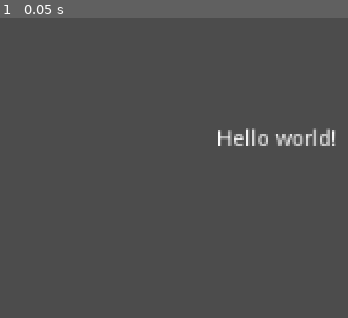
Above: before the commit, frame 1.
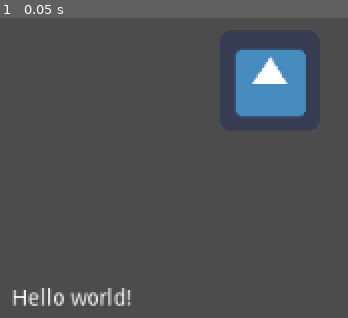
Above: after the commit, the same moment.

Repository: studio-hungus/habitile
Game: Godot game, scene res://PlaceholderScene.tscn
Same seed, same stepped clock (60 frames per second), same inputs: the game is played once before the commit and once after it. The engine's default icon, where the game draws it, is replaced by a stand-in: a white triangle on a blue panel in a dark square.
Inputs:
- Up to frame 1 (0.05 s): no input

The runs differ from the first frame. In frame 1, 6.6% of the frame differs, in the area x 3-97%, y 10-96%.

Commit message:
Add draggable tile

Diff:
--- /dev/null
+++ b/project/GUI/GUI.tscn
@@ -0,0 +1,79 @@
+[gd_scene load_steps=3 format=2]
+
+[sub_resource type="StyleBoxFlat" id=1]
+bg_color = Color( 0.521569, 0.321569, 1, 1 )
+
+[sub_resource type="StyleBoxFlat" id=2]
+bg_color = Color( 0.290196, 0.254902, 0.164706, 1 )
+
+[node name="GUI" type="Control"]
+anchor_right = 1.0
+anchor_bottom = 1.0
+
+[node name="LeftPanel" type="Panel" parent="."]
+margin_right = 288.0
+margin_bottom = 1080.0
+custom_styles/panel = SubResource( 1 )
+
+[node name="TitlePanel" type="Panel" parent="LeftPanel"]
+margin_right = 288.0
+margin_bottom = 88.0
+custom_styles/panel = SubResource( 2 )
+
+[node name="PlayerLabel" type="RichTextLabel" parent="LeftPanel/TitlePanel"]
+anchor_left = 0.5
+anchor_top = 0.5
+anchor_right = 0.5
+anchor_bottom = 0.5
+margin_left = -144.0
+margin_top = -8.0
+margin_right = 144.0
+margin_bottom = 8.0
+bbcode_enabled = true
+bbcode_text = "[center]Player 1[/center]"
+text = "Player 1"
+
+[node name="UpNextLabel" type="RichTextLabel" parent="LeftPanel"]
+margin_left = 7.0
+margin_top = 810.0
+margin_right = 281.0
+margin_bottom = 844.0
+custom_colors/default_color = Color( 0, 0, 0, 1 )
+bbcode_enabled = true
+bbcode_text = "[center]UP NEXT[/center]"
+text = "UP NEXT"
+
+[node name="RightPanel" type="Panel" parent="."]
+anchor_left = 1.0
+anchor_right = 1.0
+margin_left = -288.0
+margin_bottom = 1080.0
+custom_styles/panel = SubResource( 1 )
+
+[node name="TitlePanel" type="Panel" parent="RightPanel"]
+margin_right = 288.0
+margin_bottom = 88.0
+custom_styles/panel = SubResource( 2 )
+
+[node name="PlayerLabel" type="RichTextLabel" parent="RightPanel/TitlePanel"]
+anchor_left = 0.5
+anchor_top = 0.5
+anchor_right = 0.5
+anchor_bottom = 0.5
+margin_left = -144.0
+margin_top = -8.0
+margin_right = 144.0
+margin_bottom = 8.0
+bbcode_enabled = true
+bbcode_text = "[center]Player 2[/center]"
+text = "Player 2"
+
+[node name="UpNextLabel" type="RichTextLabel" parent="RightPanel"]
+margin_left = 7.0
+margin_top = 810.0
+margin_right = 281.0
+margin_bottom = 844.0
+custom_colors/default_color = Color( 0, 0, 0, 1 )
+bbcode_enabled = true
+bbcode_text = "[center]UP NEXT[/center]"
+text = "UP NEXT"
--- a/project/PlaceholderScene.tscn
+++ b/project/PlaceholderScene.tscn
@@ -1,8 +1,9 @@
-[gd_scene format=2]
+[gd_scene load_steps=2 format=2]
 
-[node name="PlaceholderScene" type="Control"]
-anchor_right = 1.0
-anchor_bottom = 1.0
+[ext_resource path="res://Tile/Tile.tscn" type="PackedScene" id=1]
+
+[node name="PlaceholderScene" type="Node2D"]
+position = Vector2( 382, 402 )
 
 [node name="Label" type="Label" parent="."]
 anchor_left = 0.5
@@ -14,3 +15,6 @@
 margin_right = 38.5
 margin_bottom = 7.0
 text = "Hello world!"
+
+[node name="Tile" parent="." instance=ExtResource( 1 )]
+position = Vector2( 126, -140 )
--- /dev/null
+++ b/project/Tile/Tile.gd
@@ -0,0 +1,15 @@
+extends Node2D
+
+var _held := false
+
+func _on_Area2D_input_event(_viewport, event, _shape_idx):
+	if event is InputEventMouseButton and event.is_pressed():
+		_held = true
+		print("Hello or something")
+	if event is InputEventMouseButton and not event.is_pressed():
+		_held = false
+		print("I am unpressed")
+
+func _input(event):
+	if _held and event is InputEventMouseMotion:
+		global_position = get_global_mouse_position()
--- /dev/null
+++ b/project/Tile/Tile.tscn
@@ -0,0 +1,20 @@
+[gd_scene load_steps=4 format=2]
+
+[ext_resource path="res://icon.png" type="Texture" id=1]
+[ext_resource path="res://Tile/Tile.gd" type="Script" id=2]
+
+[sub_resource type="RectangleShape2D" id=2]
+extents = Vector2( 32, 32 )
+
+[node name="Tile" type="Node2D"]
+script = ExtResource( 2 )
+
+[node name="Area2D" type="Area2D" parent="."]
+
+[node name="CollisionShape" type="CollisionShape2D" parent="Area2D"]
+shape = SubResource( 2 )
+
+[node name="Sprite" type="Sprite" parent="."]
+texture = ExtResource( 1 )
+
+[connection signal="input_event" from="Area2D" to="." method="_on_Area2D_input_event"]
--- a/project/project.godot
+++ b/project/project.godot
@@ -14,6 +14,9 @@
 run/main_scene="res://PlaceholderScene.tscn"
 config/icon="res://icon.png"
 
+[display]
+
+window/dpi/allow_hidpi=true
 [gui]
 
 common/drop_mouse_on_gui_input_disabled=true
Renamed: project/Tiles/placeholderVole.png -> project/Tile/placeholderVole.png
Not shown, changed: project/Tile/placeholderVole.png.import
